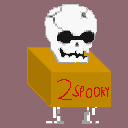
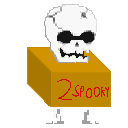
Layers edited between the first and the second 128px x 128px image:
removed layer "Layer 1" over [0, 0, 128, 128]
